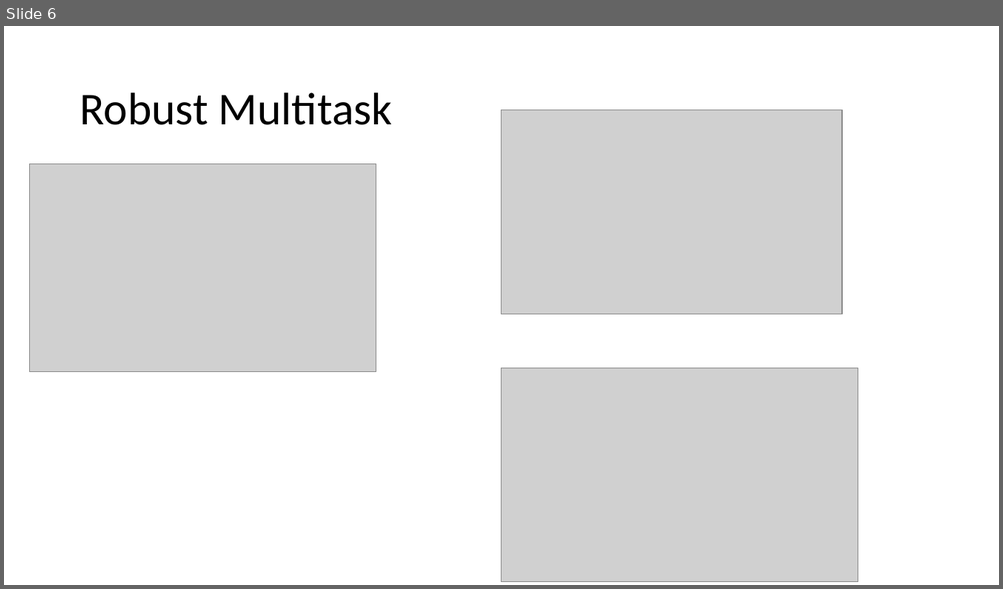
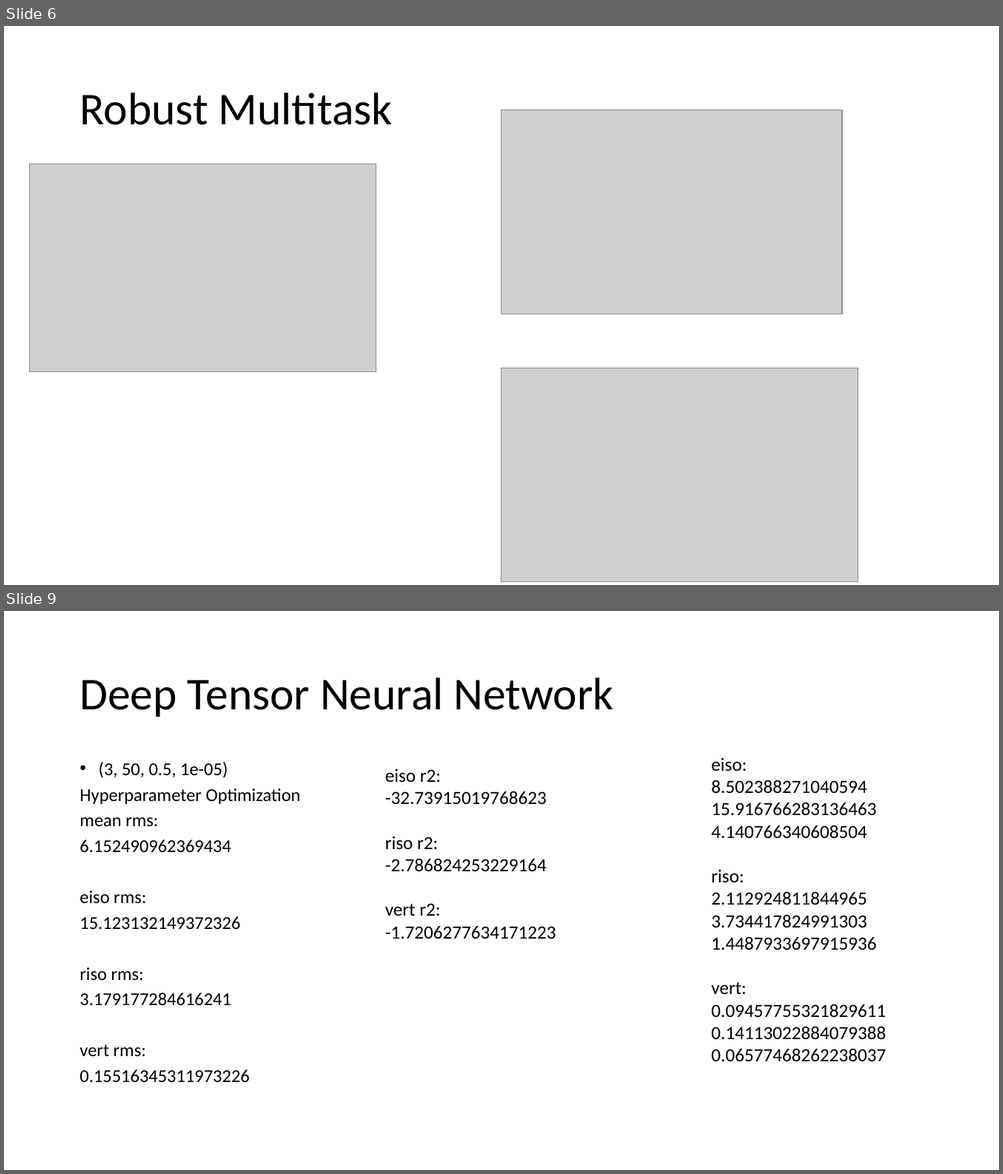
Before and after one commit to Ian-McCleary/chem-ml-research, a slide deck: statsreport.pptx. Shown one above the other, each under a label of ours: slide 6 before the commit, slides 6 and 9 after it; the slides between them are not shown. The pictures are 1003x589 and 1003x1174 pixels, drawn with LibreOffice and Linux fonts; fonts in the diff are those of the drawing; grey boxes stand for pictures. Boxes give left, top, right and bottom in pixels: in the first picture for what was removed or moved away, otherwise in the second. Text is boxed around its words. In the diff, an @@ line names an element or a change of style, - is before the commit and + after.

```diff
--- a/statsreport.pptx
+++ b/statsreport.pptx
@@ slide 9 added at box(4, 611, 999, 1170), background #FFFFFF @@
@@ title added at box(79, 678, 614, 717), 44 pt, text #000000 @@
+Deep Tensor Neural Network
@@ text added at box(79, 762, 301, 1082), 17.5 pt, text #000000 @@
+• (3, 50, 0.5, 1e-05)
+Hyperparameter Optimization
+mean rms:
+6.152490962369434
+eiso rms:
+15.123132149372326
+riso rms:
+3.179177284616241
+vert rms:
+0.15516345311973226
@@ text added at box(711, 758, 885, 1062), 18 pt, text #000000 @@
+eiso:
+8.502388271040594
+15.916766283136463
+4.140766340608504
+riso:
+2.112924811844965
+3.734417824991303
+1.4487933697915936
+vert:
+0.09457755321829611
+0.14113022884079388
+0.06577468262238037
@@ text added at box(385, 769, 556, 939), 18 pt, text #000000 @@
+eiso r2:
+-32.73915019768623
+riso r2:
+-2.786824253229164
+vert r2:
+-1.7206277634171223
```
Also in this commit, not shown: 4 slides changed, 3 other slides added, 1 slide removed, 6 other files.
